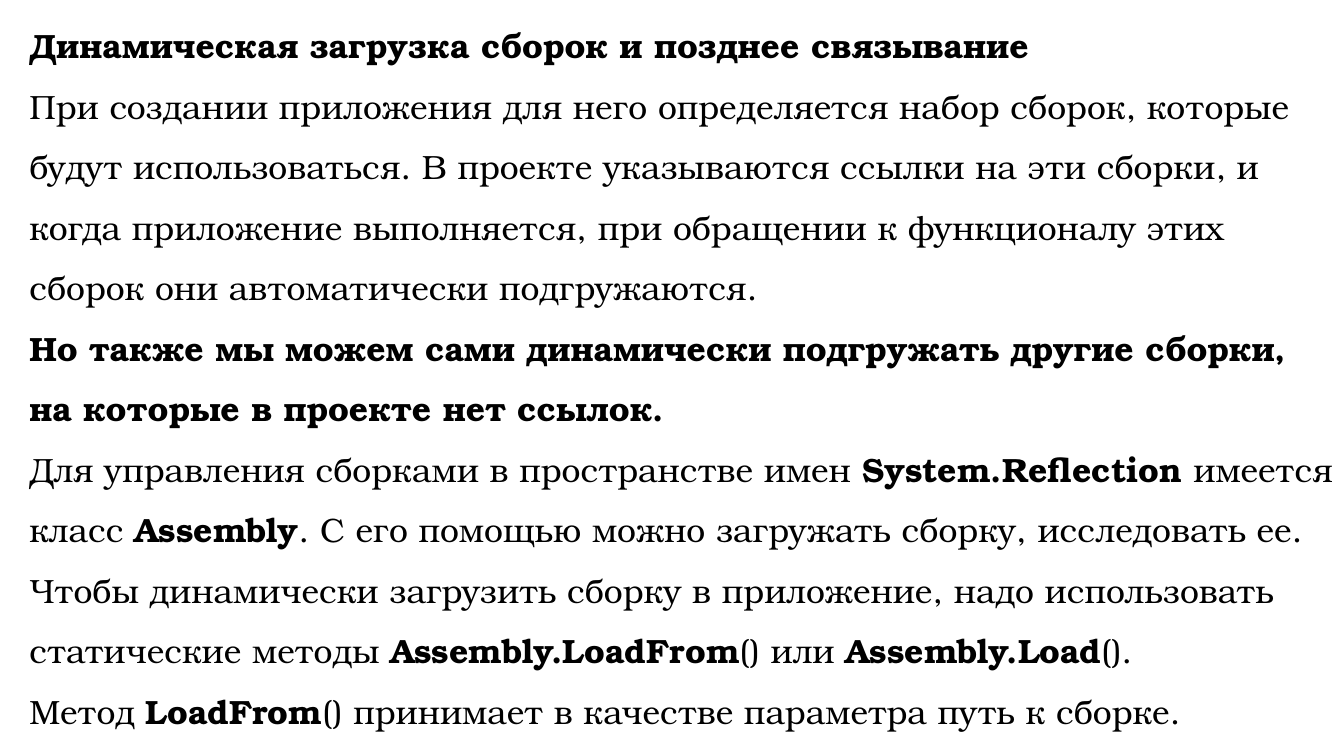
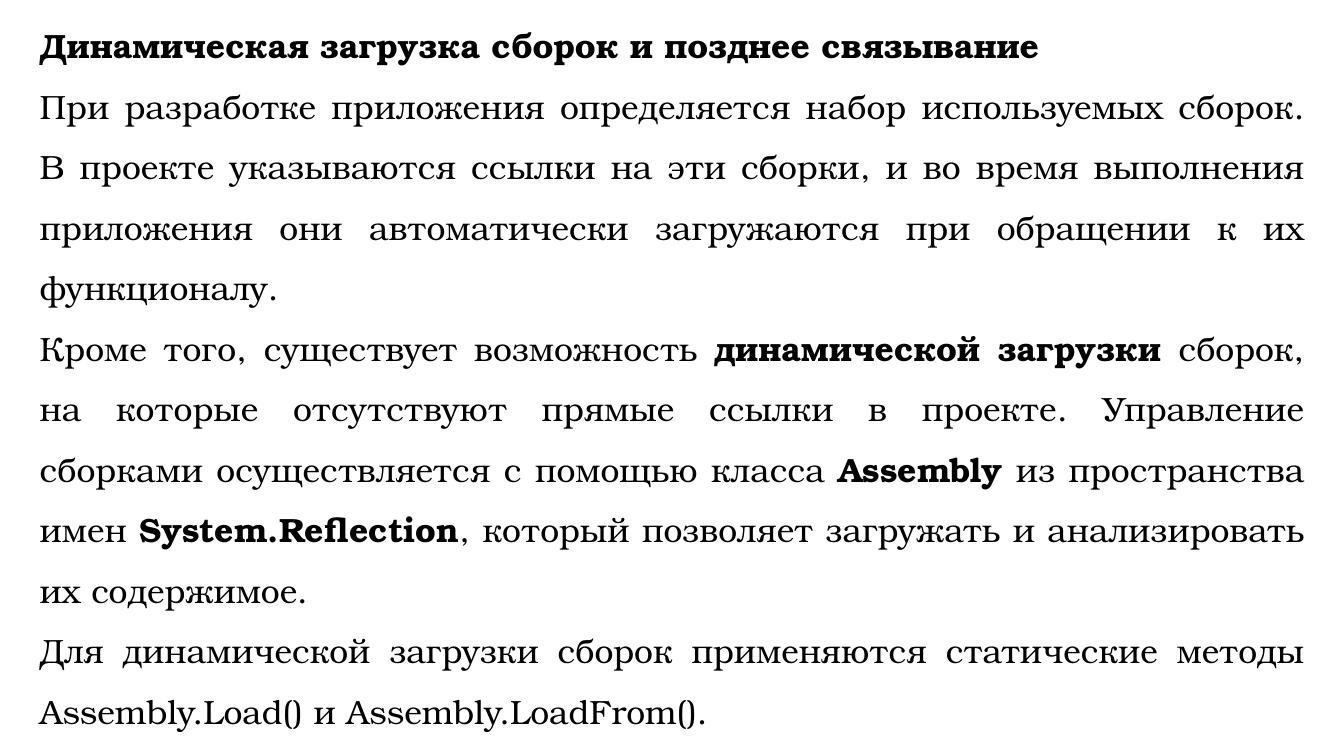
Before and after one commit to DaniilKlyukin/OOP-4, a slide deck: slide 17 of Лекции/ООП 1 лек 1.pptx. Drawn at 1344x756 pixels with LibreOffice and Linux fonts; fonts in the diff are those of the drawing. Boxes give left, top, right and bottom in pixels: in the first picture for what was removed or moved away, otherwise in the second. Text is boxed around its words. In the diff, an @@ line names an element or a change of style, - is before the commit and + after.

```diff
--- a/Лекции/ООП 1 лек 1.pptx
+++ b/Лекции/ООП 1 лек 1.pptx
@@ text "Динамическая загрузка сборок и позднее ...": place and size @@
-text "Динамическая загрузка сборок и позднее ..." at box(29, 32, 1333, 732)
+text "Динамическая загрузка сборок и позднее ..." at box(40, 32, 1305, 732)
@@ text at box(40, 32, 1039, 66): alignment left to justified @@
@@ text at box(40, 94, 1305, 732): text changed @@
-При создании приложения для него определяется набор сборок, которые будут использоваться. В проекте указываются ссылки на эти сборки, и когда приложение выполняется, при обращении к функционалу этих сборок они автоматически подгружаются.
-Но также мы можем сами динамически подгружать другие сборки, на которые в проекте нет ссылок.
-Для управления сборками в пространстве имен System.Reflection имеется класс Assembly. С его помощью можно загружать сборку, исследовать ее.
-Чтобы динамически загрузить сборку в приложение, надо использовать статические методы Assembly.LoadFrom() или Assembly.Load().
-Метод LoadFrom() принимает в качестве параметра путь к сборке.
+При разработке приложения определяется набор используемых сборок. В проекте указываются ссылки на эти сборки, и во время выполнения приложения они автоматически загружаются при обращении к их функционалу.
+Кроме того, существует возможность динамической загрузки сборок, на которые отсутствуют прямые ссылки в проекте. Управление сборками осуществляется с помощью класса Assembly из пространства имен System.Reflection, который позволяет загружать и анализировать их содержимое.
+Для динамической загрузки сборок применяются статические методы Assembly.Load() и Assembly.LoadFrom().
```
Also in this commit, not shown: 25 other slides changed, 1 other file.
